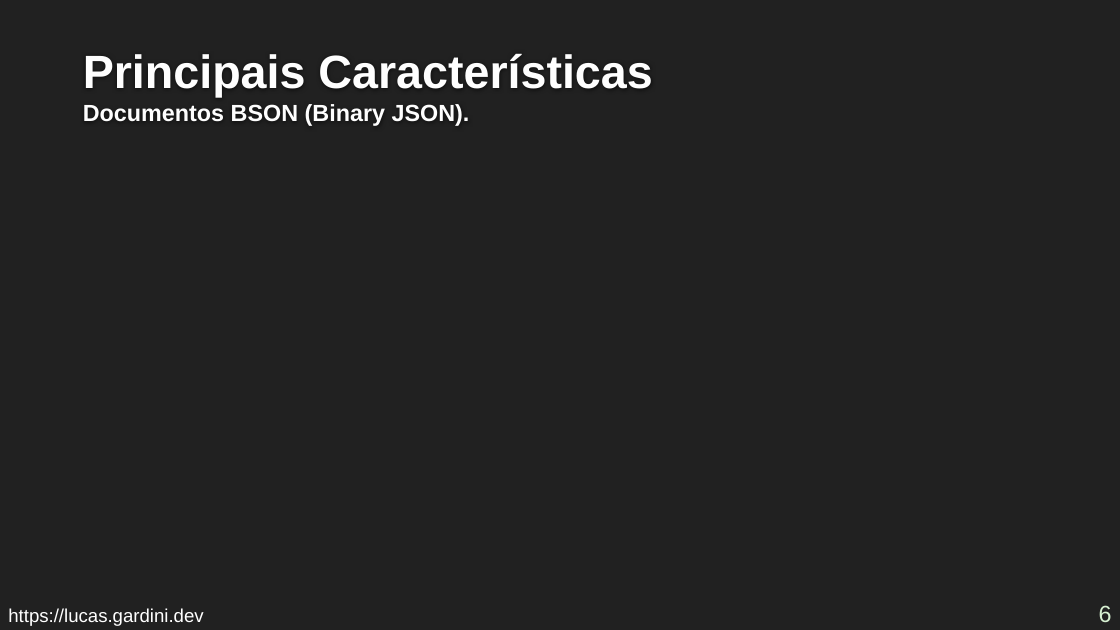
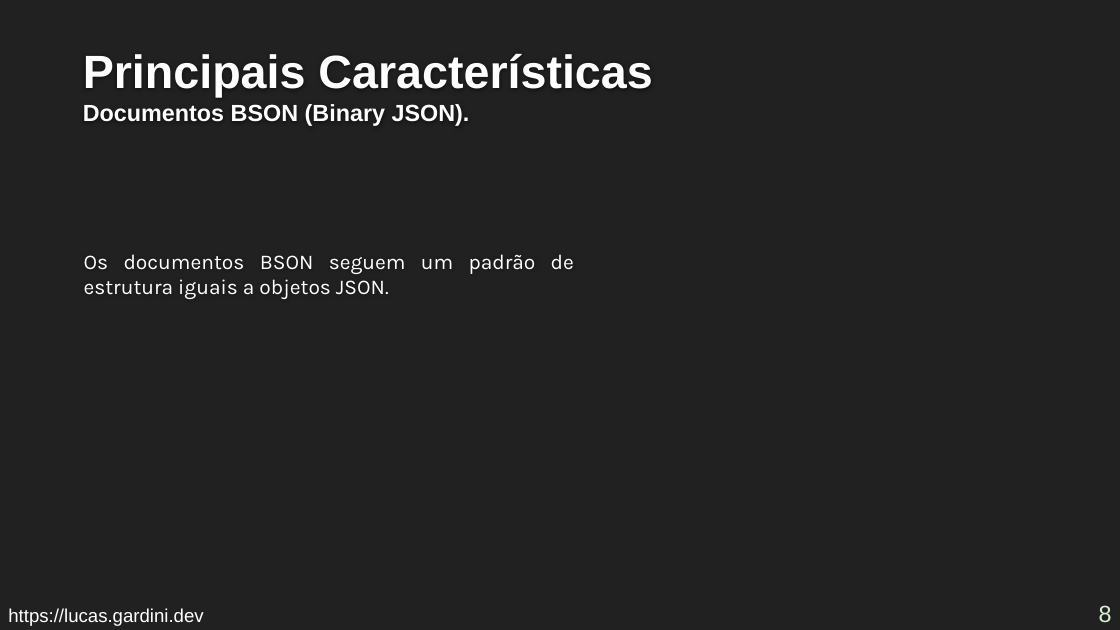
Before and after one commit to Lucas-Gardini/IFSP-ADS-BD2, a slide deck: slide 8 of mongodb/minicurso-mongodb.pptx (slide 6 before the commit). Drawn at 1120x630 pixels with LibreOffice and Linux fonts; fonts in the diff are those of the drawing; background and template pictures are left out. Boxes give left, top, right and bottom in pixels: in the first picture for what was removed or moved away, otherwise in the second. Text is boxed around its words. In the diff, an @@ line names an element or a change of style, - is before the commit and + after.

```diff
--- a/mongodb/minicurso-mongodb.pptx
+++ b/mongodb/minicurso-mongodb.pptx
@@ text added at (84, 254, 574, 299), 18 pt, text #FFFFFF @@
+Os documentos BSON seguem um padrão de estrutura iguais a objetos JSON.
@@ page number at (1099, 605, 1112, 622): text changed @@
-6
+8
```
Also in this commit, not shown: 3 other slides changed, 4 slides added, 1 slide removed, 3 other files.
